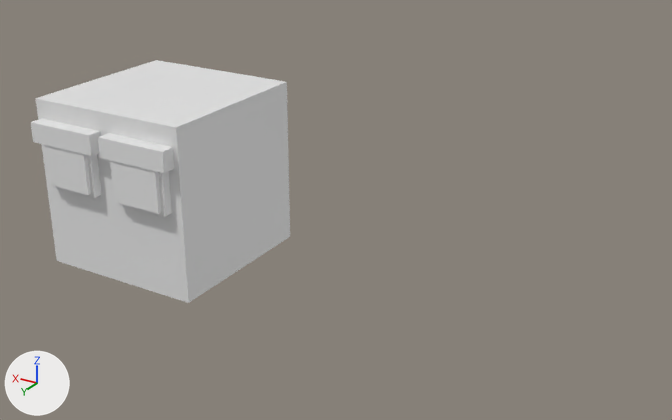
An edit to the Blender file BlenderAssets/Enemies.blend, drawn before and after from the same camera.
Before and after are seen from a 50 mm camera at (-3.49, 3.92, 2.46) aimed at (-1.13, -0.01, 0.5). Arrows for +X, +Y and +Z are at lower left; the lights stay in place.
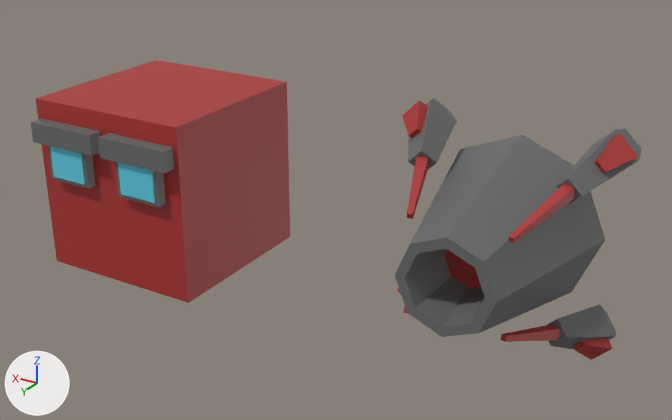
Pixel boxes (x1, y1, x2, y2) of what changed, in the pictures (672 x 420 px; the box of a moved part takes in the faces that stretch with it):
'Cone', added: after (395, 98, 642, 360)
part 1 of me_cube_001, added (cyan): after (50, 146, 155, 203)
part 2 of me_cube_001, deleted: before (43, 145, 162, 214)
part 3 of me_cube_001, moved or reshaped: before (49, 154, 172, 217); after (48, 146, 166, 207)
part 4 of me_cube_001, recoloured (grey to red): (31, 60, 290, 303) in both

The change, as a diff of the scene's bpy script:
```diff
--- a/BlenderAssets/Enemies.blend.py
+++ b/BlenderAssets/Enemies.blend.py
@@ img_enemytex_aseprite @@
+img_enemytex_aseprite = load_image('EnemyTex.aseprite', '_unpacked/EnemyTex.aseprite', 64, 64, 'sRGB')
@@ img_enemytexemission_aseprite_001 @@
+img_enemytexemission_aseprite_001 = load_image('EnemyTexEmission.aseprite.001', '_unpacked/EnemyTexEmission.aseprite.001', 64, 64, 'sRGB')
@@ mat_material_001 @@
+mat_material_001 = bpy.data.materials.new('Material.001')
+# uses the picture img_enemytex_aseprite
+# uses the picture img_enemytexemission_aseprite_001
@@ me_cube_001 @@
 me_cube_001.from_pydata(...)  # 32 vertices, 23 faces; spans x -0.5..0.0, y -0.5..0.581, z -0.5..0.5
 # used by ob_cube; location = (0.0, 0.0, 0.5)
 # verts and faces of me_cube_001; kept vertices keep their numbers, new ones are numbered from 32
 # before: 8 (-0.428, 0.45, 0.015), 9 (-0.428, 0.45, 0.304), 10 (-0.428, 0.55, 0.015) at pixel (165, 216), 11 (-0.428, 0.55, 0.304), 12 (-0.072, 0.45, 0.015)
 # before: 13 (-0.072, 0.45, 0.304), 14 (-0.072, 0.55, 0.015) at pixel (114, 203), 15 (-0.072, 0.55, 0.304)
+# me_cube_001 part 1: a new loose piece, a box spanning x -0.366..-0.134, y 0.476..0.558, z 0.082..0.277, in mat_material_001
+# me_cube_001 part 2: the loose piece of 8 vertices spanning x -0.405..-0.095, y 0.487..0.574, z 0.034..0.284 is deleted
+# me_cube_001 part 3
+verts[8] = (-0.392, 0.45, 0.06)  # moved
+verts[10] = (-0.392, 0.55, 0.06)  # moved, pixel (159, 207)
+verts[9] = (-0.392, 0.45, 0.298)  # moved
+verts[11] = (-0.392, 0.55, 0.298)  # moved
+verts[12] = (-0.108, 0.45, 0.06)  # moved
+verts[14] = (-0.108, 0.55, 0.06)  # moved, pixel (118, 196)
+verts[13] = (-0.108, 0.45, 0.298)  # moved
+verts[15] = (-0.108, 0.55, 0.298)  # moved
+# me_cube_001 part 4: 17 faces spanning x -0.5..0.0, y -0.5..0.581, z -0.5..0.5 switch from no material to mat_material_001
@@ me_cone @@
+me_cone.from_pydata(...)  # 168 vertices, 138 faces; spans x -0.607..0.607, y -0.607..0.607, z -0.5..0.5
+me_cone.materials.append(mat_material_001)
@@ ob_cone @@
+ob_cone = bpy.data.objects.new('Cone', me_cone)
+ob_cone.location = (-2.0, 0.0, 0.5)
+ob_cone.rotation_euler = (-1.571, 0.0, 0.0)  # degrees (-90, 0, 0)
```
